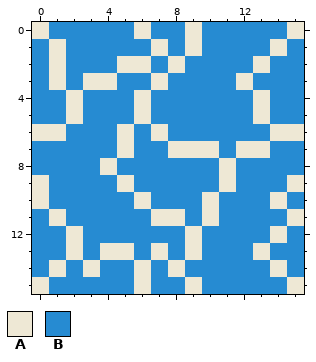
A pixel-art file gets an edit: ProjectMicro/Assets/Art/Tiles/Water_NESW01.aseprite. Above, as it was before the edit.
16x16 pixels, 1 frame.
Palette (. is transparent): A #eee8d5  B #268bd2
Pixels before, first column x 0:
 0 ABBBBBABBABBBBBA
 1 BABBBBBABABBBBAB
 2 BABBBAABABBBBABB
 3 BABAABBABBBBABBB
 4 BBABBBABBBBBBABB
 5 BBABBBABBBBBBABB
 6 AABBBABABBBBBBAA
 7 BBBBBABBAAABAABB
 8 BBBBABBBBBBABBBB
 9 ABBBBABBBBBABBBA
10 ABBBBBABBBABBBAB
11 BABBBBBAABABBBBA
12 BBABBBBBBABBBBAB
13 BBABAABABABBBABB
14 BABABBABABBBBBAB
15 ABBBBBABBABBBBBA
The result:
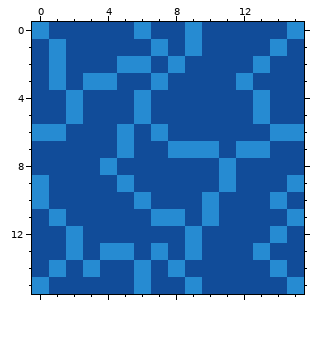
The exact change:
colour A: #eee8d5 -> #268bd2
colour B: #268bd2 -> #114c99
Where, in picture pixels (left, top, right, bottom), the same in both pictures:
changed: (32, 22, 304, 294)
